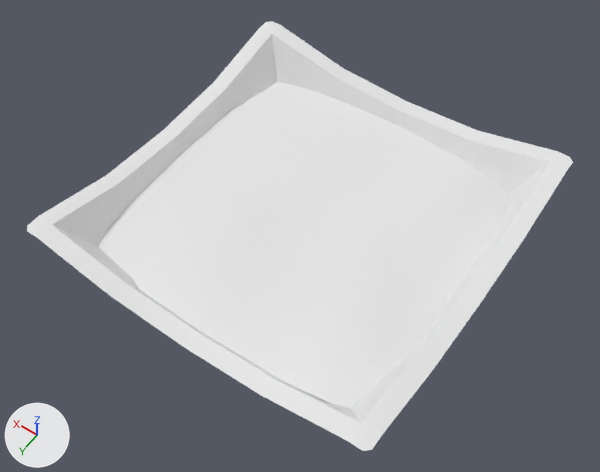
The FBX model Assets/makanan/Babanci/Mangkok.fbx, before and after one commit.
Rendered twice from a 50 mm camera at (1.42, 14.71, 3.91) aimed at (3.02, 12.47, 0.39). The axes (+X, +Y, +Z) are drawn at lower left. The lights are the same throughout. Materials are left out; every surface is plain grey.

The older version as bpy lines, for what is in view:
```python
me_circle_021 = bpy.data.meshes.new('Circle.021')
me_circle_021.from_pydata(...)  # 341 vertices, 296 faces; spans x -4.84..3.98, y -6.26..2.56, z -1.51..1.14
me_circle_021.materials.append(mat_circle_005_baked)
ob_circle_005_baked = bpy.data.objects.new('Circle.005_Baked', me_circle_021)
ob_circle_005_baked.location = (3.433, 12.561, 0.448)
ob_circle_005_baked.rotation_euler = (-3.142, 0.0, -1.511)  # degrees (-180, 0, -87)
ob_circle_005_baked.scale = (-0.24, -0.24, -0.24)
```
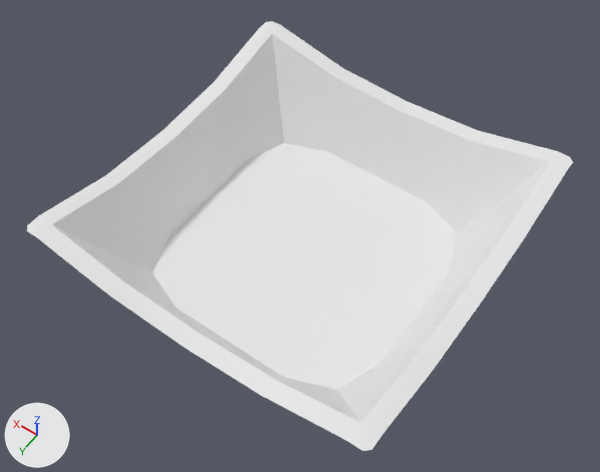
The newer file is also turned or shifted as a whole; pictures and numbers use the older file's frame.

Edits to the bpy script that builds the scene:
```text
Change me_circle_021:
    where me_circle_021.from_pydata(...)  # 341 vertices, 296 faces; spans x -4.84..3.98, y -6.26..2.56, z -1.51..1.14
    used by ob_circle_005_baked; location = (3.433, 12.561, 0.448); rotation_euler = (-3.142, 0.0, -1.511), in degrees (-180, 0, -87); scale = (-0.24, -0.24, -0.24)
    me_circle_021 part 1: the loose piece of 103 vertices spanning x -4.16..3.28, y -5.55..1.86, z 0.22..0.5 is deleted
```

Location of each change, [x1, y1, x2, y2] in pixels of the pictures (600 x 472 px):
part 1 of me_circle_021, deleted
    before: [99, 82, 508, 408]
